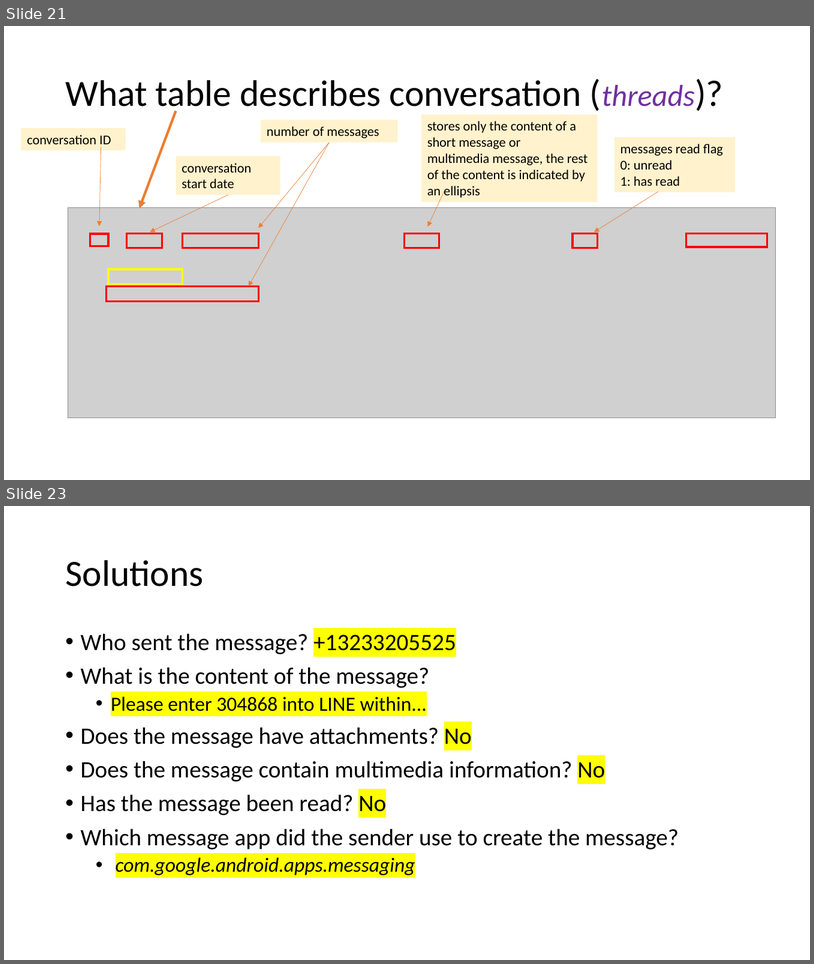
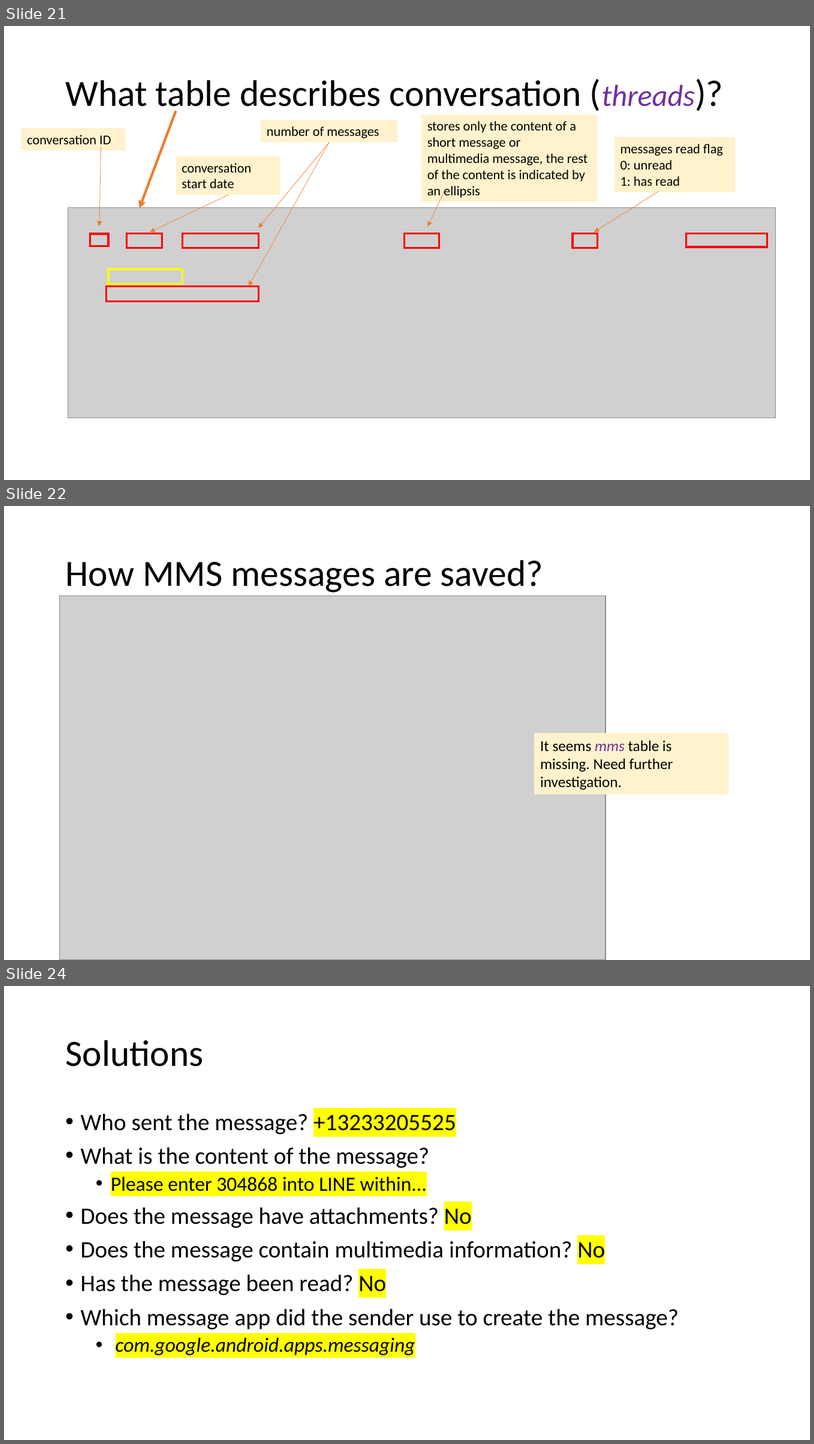
Before and after one commit to frankwxu/digital-forensics-lab, a slide deck: Android10/5_1_1_AOSP_App_Investigations_Messaging.pptx. Shown one above the other, each under a label of ours: slides 21 and 23 before the commit, slides 21, 22 and 24 after it; the slides between them are not shown. The pictures are 814x964 and 814x1444 pixels, drawn with LibreOffice and Linux fonts; fonts in the diff are those of the drawing; grey boxes stand for pictures; background and template pictures are left out. Boxes give left, top, right and bottom in pixels: in the first picture for what was removed or moved away, otherwise in the second. Text is boxed around its words. In the diff, an @@ line names an element or a change of style, - is before the commit and + after.

Commit message:
revise AOSP app investigation

```diff
--- a/Android10/5_1_1_AOSP_App_Investigations_Messaging.pptx
+++ b/Android10/5_1_1_AOSP_App_Investigations_Messaging.pptx
@@ slide 22 added at box(4, 506, 810, 960), background #FFFFFF @@
@@ title added at box(65, 560, 543, 592), 44 pt, text #000000 @@
+How MMS messages are saved?
@@ picture added at box(60, 595, 606, 960) @@
@@ rectangle added at box(534, 733, 729, 794), fill #FFF2CC, 18 pt, text #000000 @@
+It seems mms table is missing. Need further investigation.
@@ what was slide 23 is now slide 24 @@
```
Also in this commit, not shown: 4 slides changed, 1 slide removed, 1 other file.
